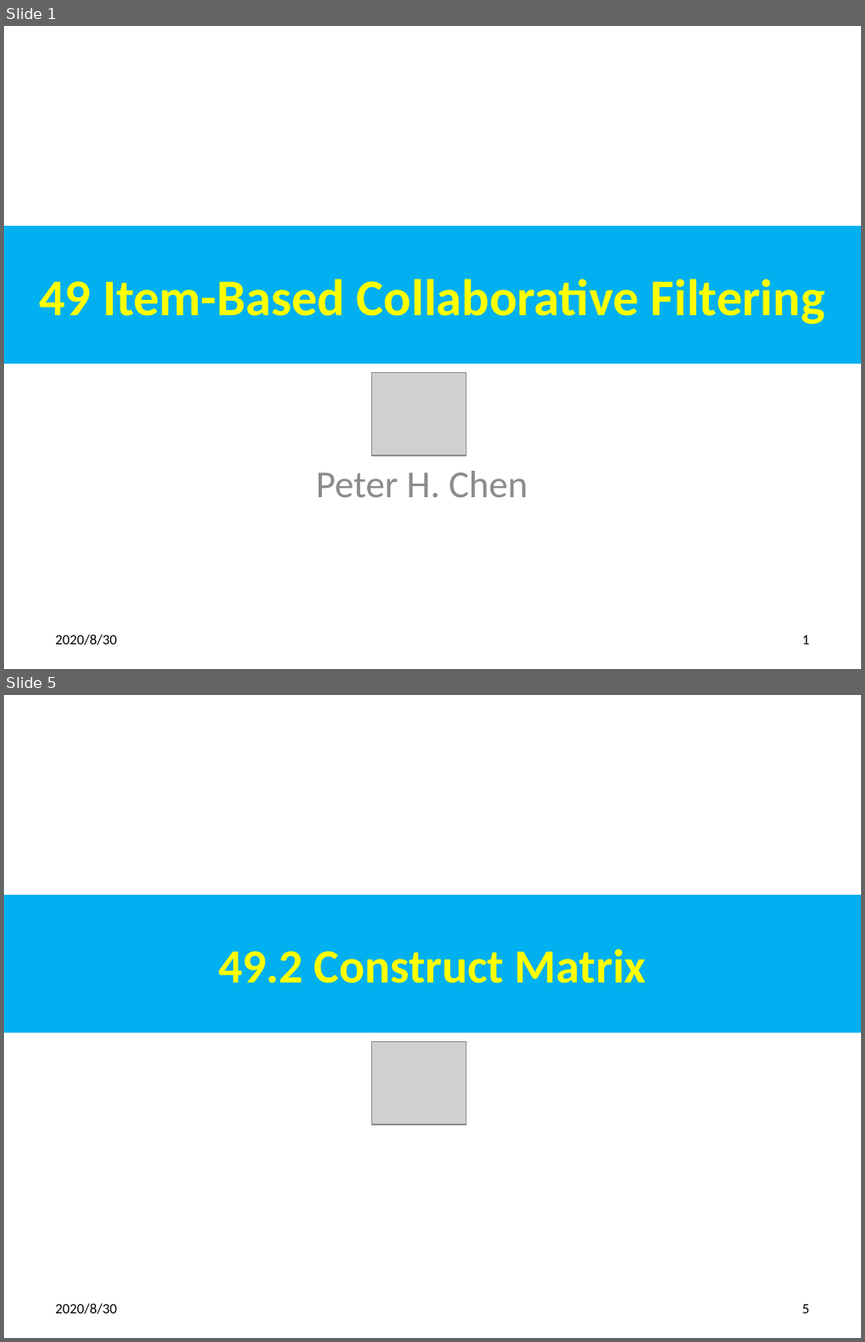
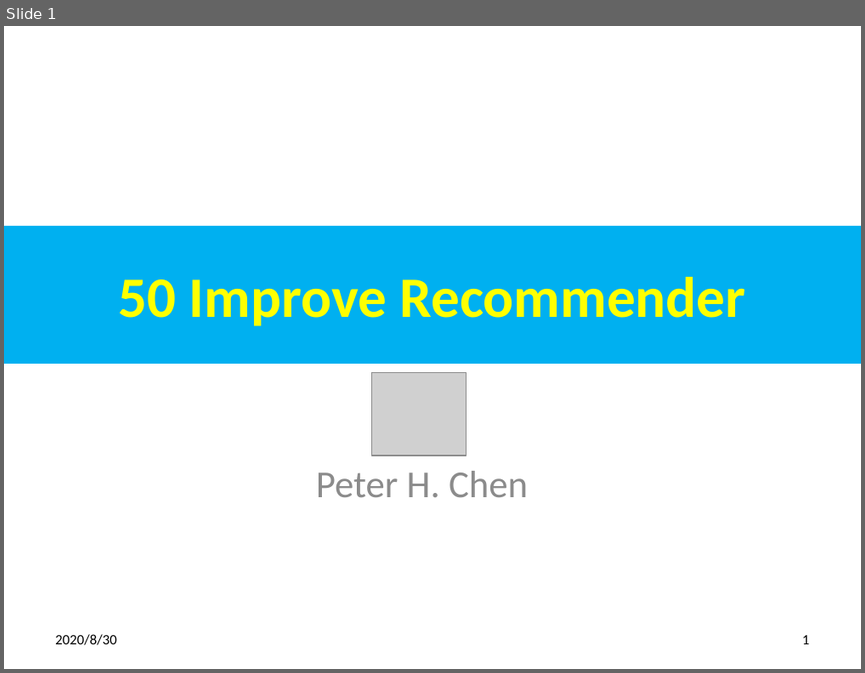
Before and after one commit to peterhchen/900_Python_ML_DS_DL, a slide deck: 050_ImproveRecommender.pptx. Shown one above the other, each under a label of ours: slides 1 and 5 before the commit, slide 1 after it; the slides between them are not shown. The pictures are 865x1342 and 865x673 pixels, drawn with LibreOffice and Linux fonts; fonts in the diff are those of the drawing; grey boxes stand for pictures. Boxes give left, top, right and bottom in pixels: in the first picture for what was removed or moved away, otherwise in the second. Text is boxed around its words. In the diff, an @@ line names an element or a change of style, - is before the commit and + after.

```diff
--- a/050_ImproveRecommender.pptx
+++ b/050_ImproveRecommender.pptx
@@ slide 5 removed at [4,695,861,1338], background #FFFFFF @@
@@ title removed at [4,895,861,1032] @@
-49.2 Construct Matrix
@@ picture removed at [371,1041,466,1124] @@
@@ text removed at [55,1303,116,1314] @@
-2020/8/30
@@ page number removed at [802,1304,809,1313] @@
-5
@@ slide 1 changed as well @@
@@ title at [119,277,745,326]: text changed; size 43.2 to 48 pt @@
-49 Item-Based Collaborative Filtering
+50 Improve Recommender
```
Also in this commit, not shown: 2 other slides changed, 17 other slides removed.
